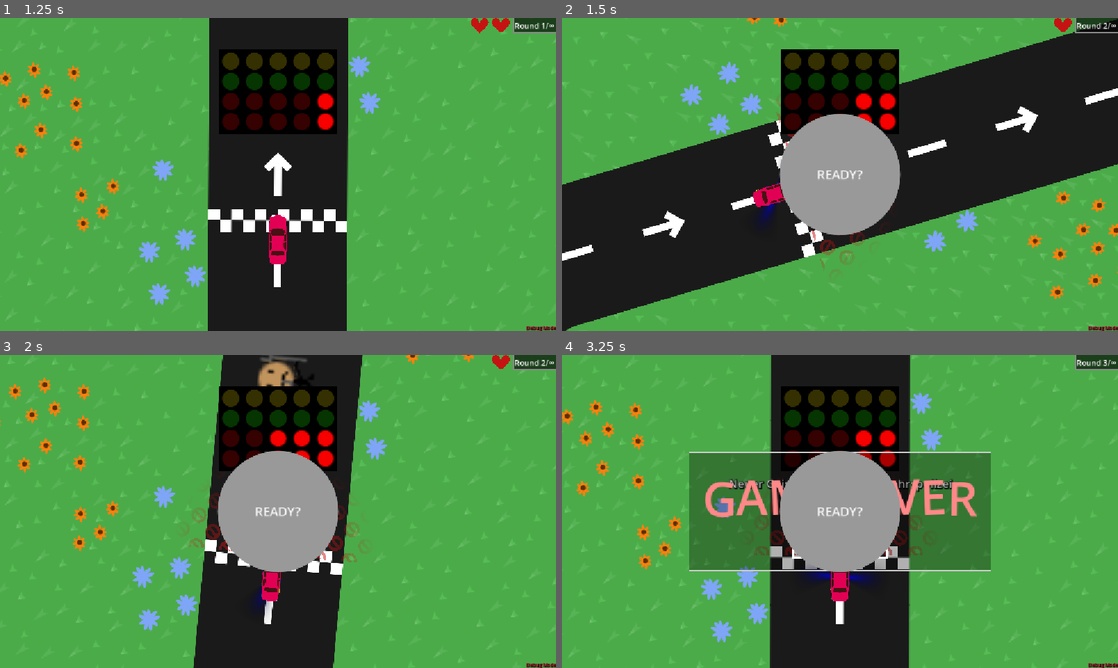
Above: before the commit, frames 1-4 (two rows, left to right).
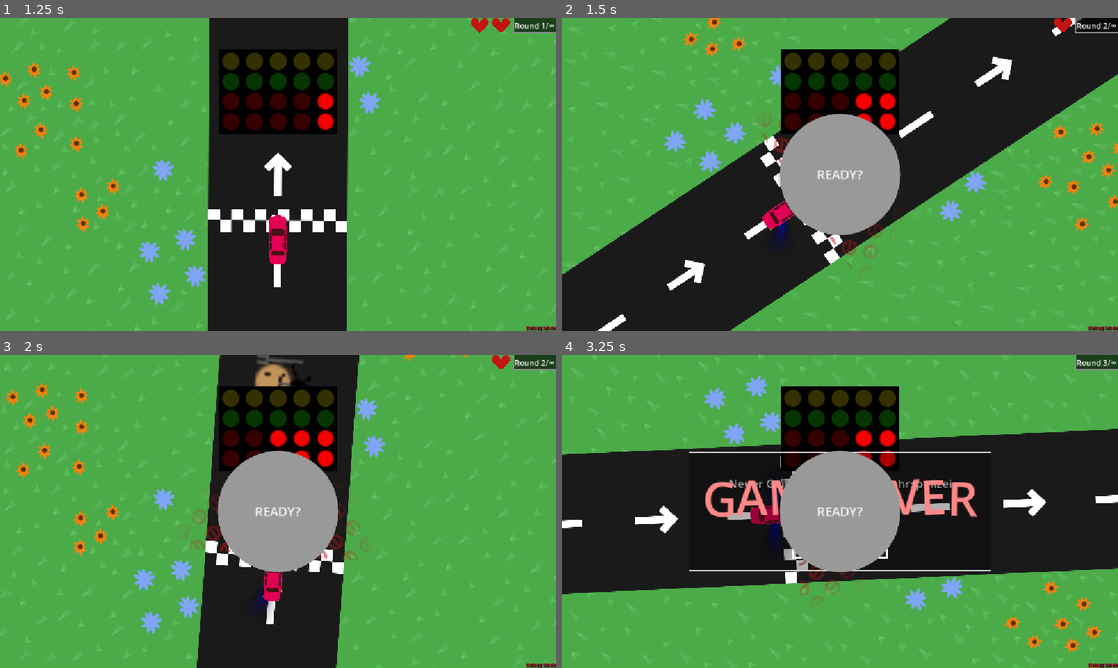
Above: after the commit, the same moments.

Repository: KIT-GameJam/dattel-jam
Game: Godot game, scene res://core/game_manager.tscn
Same seed, same stepped clock (60 frames per second), same inputs: the game is played once before the commit and once after it. Sound files missing from this copy of the repository are replaced by a short silence.
Inputs (mouse positions are in pixels of both pictures, inside the frame that each line leads up to):
- Up to frame 1 (1.25 s): click "READY?" at 0.5 s
- Up to frame 2 (1.5 s): move the mouse to (962, 158) at 1.27 s; hold D (right) from 1.28 s (still down); tap Space (temp_reach_goal) at 1.35 s
- Up to frame 3 (2 s): keep holding D (right)
- Up to frame 4 (3.25 s): release D (right) at 2 s; click "READY?" at 2 s; move the mouse to (728, 527) at 2.77 s; hold S (down) from 2.78 s (still down); tap Space (temp_reach_goal) at 2.85 s

Frame 1 is identical in both runs. In frame 2, 27% of the frame differs, in the area x 0-100%, y 0-100%; in frame 3, 4.6%; in frame 4, 46%.

Commit message:
Activate finish line

Diff:
--- a/game.gd
+++ b/game.gd
@@ -41,6 +41,7 @@
 func _reload_level() -> void:
 	if level:
 		level.queue_free()
+		await get_tree().process_frame
 	is_race_started = false
 	level = level_scene.instantiate()
 	add_child(level)
--- a/road/finish_road.gd
+++ b/road/finish_road.gd
@@ -7,3 +7,7 @@
 func _on_finish_line_body_entered(body: Node2D) -> void:
 	if active and body is PlayerCar:
 		Global.get_game().end_level()
+
+func _on_finish_line_body_exited(body: Node2D) -> void:
+	if body is PlayerCar:
+		active = true
--- a/road/finish_road.tscn
+++ b/road/finish_road.tscn
@@ -32,3 +32,4 @@
 shape = SubResource("RectangleShape2D_64ceh")
 
 [connection signal="body_entered" from="FinishLine" to="." method="_on_finish_line_body_entered"]
+[connection signal="body_exited" from="FinishLine" to="." method="_on_finish_line_body_exited"]
